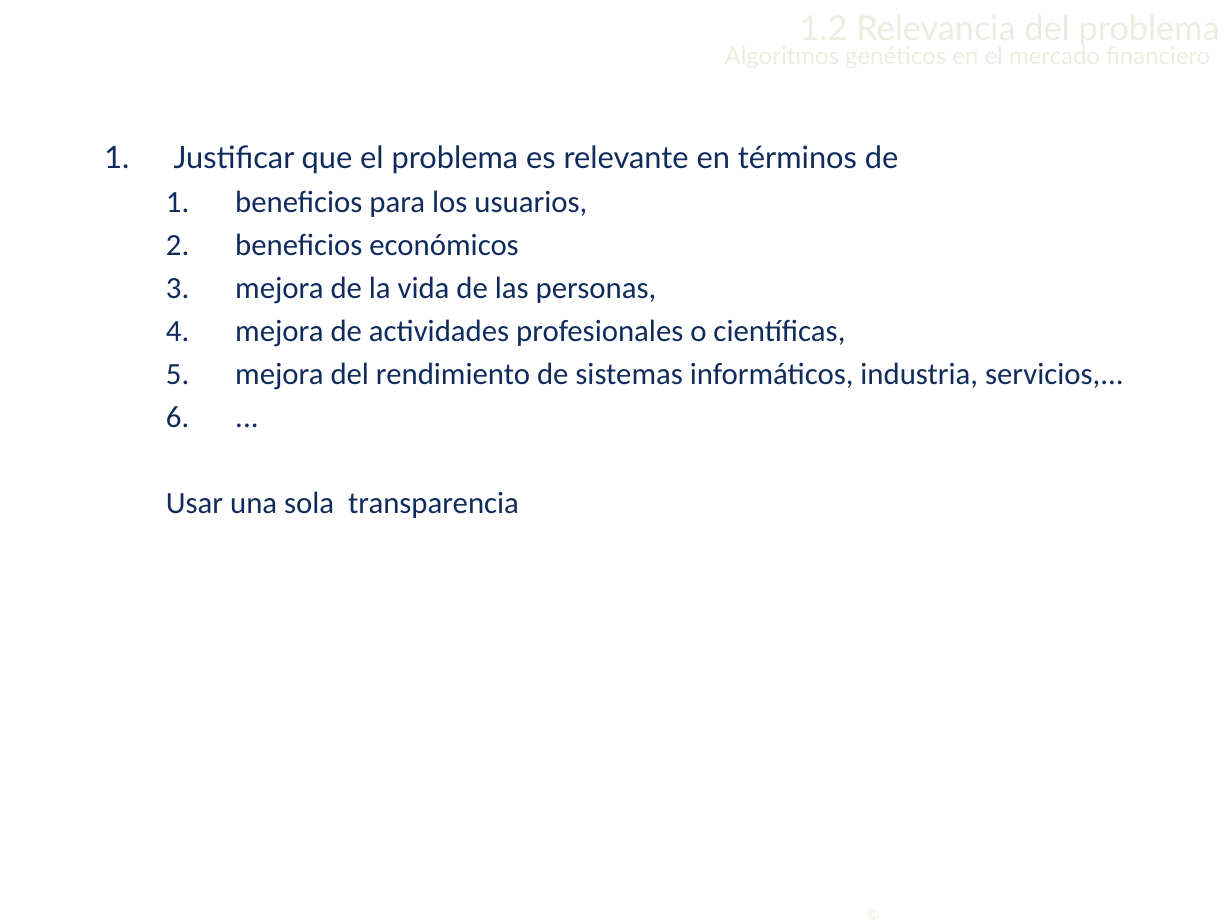
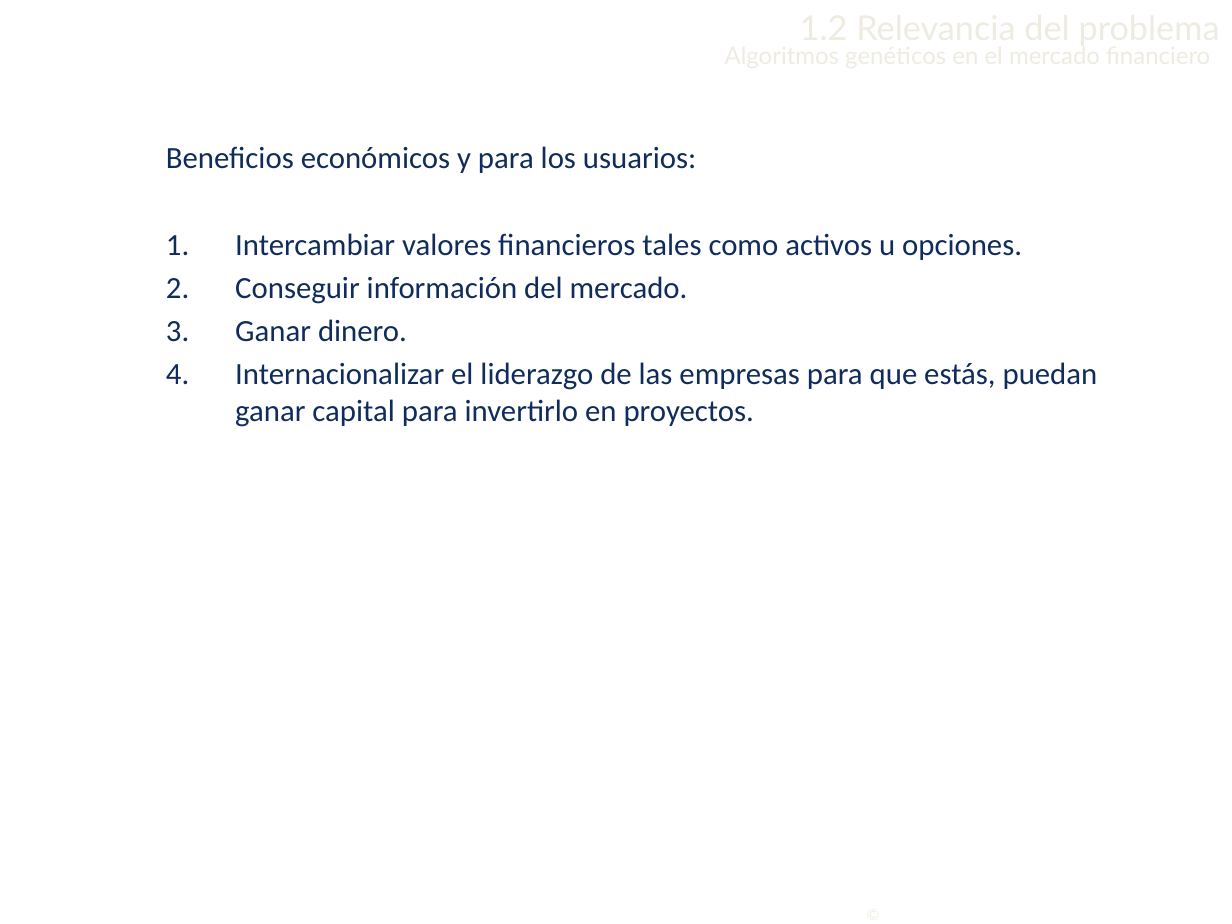
Before and after one commit to Lothar94/Inteligencia-Artificial, a slide deck: slide 4 of Practica1/PresentacionlA.pptx. Drawn at 1232x924 pixels with LibreOffice and Linux fonts; fonts in the diff are those of the drawing; background and template pictures are left out. Boxes give left, top, right and bottom in pixels: in the first picture for what was removed or moved away, otherwise in the second. Text is boxed around its words. In the diff, an @@ line names an element or a change of style, - is before the commit and + after.

Commit message:
Añadidos diapositivas y contenidos al trabajo
Mañana necesito las últimas partes para finalizarlo y revisarlo me
gustaría que cuando termine de ponerlo bien lo leyerais para ver
vuestra opinión chin chin no daysuki nandaio

```diff
--- a/Practica1/PresentacionlA.pptx
+++ b/Practica1/PresentacionlA.pptx
@@ text at bbox=[166, 146, 1098, 427]: text changed @@
-1. Justificar que el problema es relevante en términos de
-  1. beneficios para los usuarios,
-  2. beneficios económicos
-  3. mejora de la vida de las personas,
-  4. mejora de actividades profesionales o científicas,
-  5. mejora del rendimiento de sistemas informáticos, industria, servicios,...
-  6. ...
-  Usar una sola transparencia
+  Beneficios económicos y para los usuarios:
+  1. Intercambiar valores financieros tales como activos u opciones.
+  2. Conseguir información del mercado.
+  3. Ganar dinero.
+  4. Internacionalizar el liderazgo de las empresas para que estás, puedan ganar capital para invertirlo en proyectos.
```
Also in this commit, not shown: 3 other slides changed, 2 other files.
